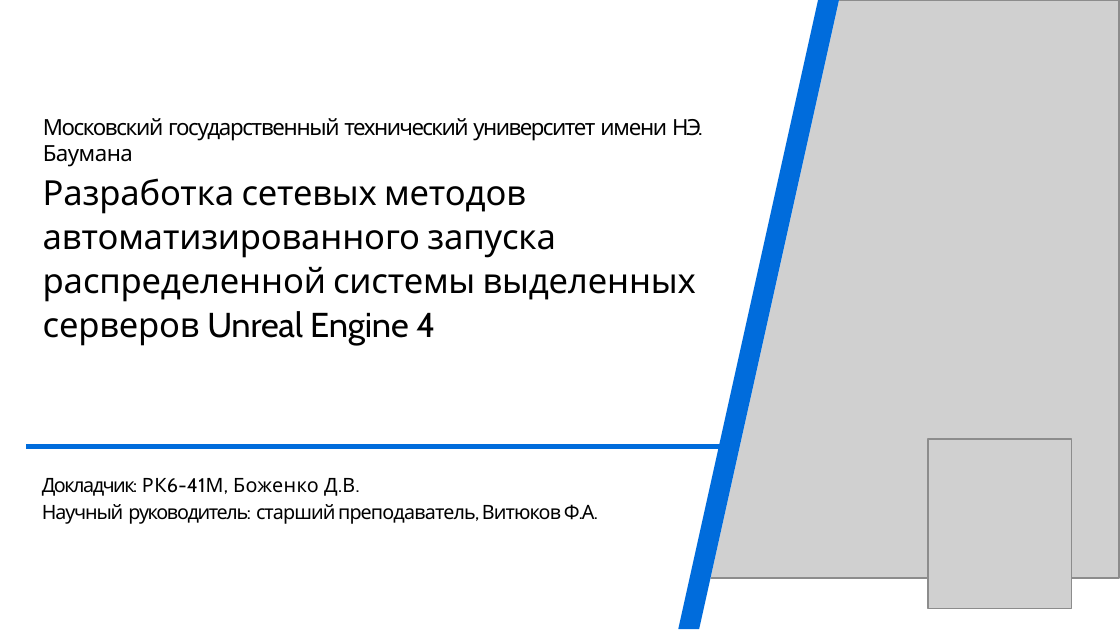
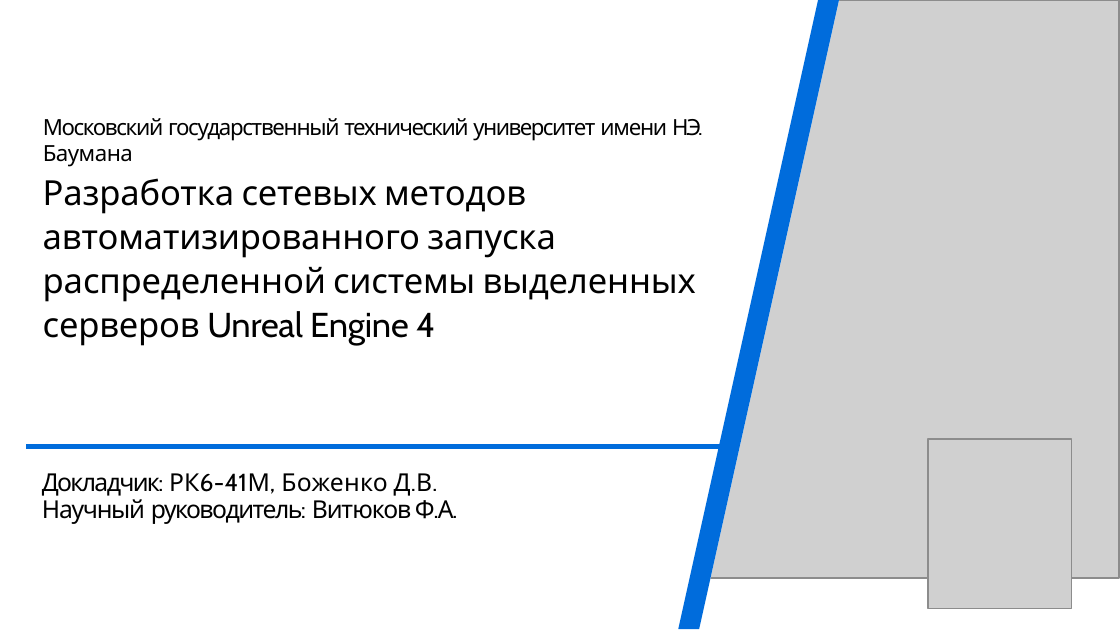
Before and after one commit to youngB0rrov/bmstu_doc, a slide deck: slide 1 of Master/Diploma/presentation/Презентация.pptx. Drawn at 1120x630 pixels with LibreOffice and Linux fonts; fonts in the diff are those of the drawing; grey boxes stand for pictures. Boxes give left, top, right and bottom in pixels: in the first picture for what was removed or moved away, otherwise in the second. Text is boxed around its words. In the diff, an @@ line names an element or a change of style, - is before the commit and + after.

```diff
--- a/Master/Diploma/presentation/Презентация.pptx
+++ b/Master/Diploma/presentation/Презентация.pptx
@@ text at bbox=[42, 473, 432, 496]: size 8 to 10 pt in "Докладчик: РК6-41М, Боженко Д.В." @@
@@ text at bbox=[42, 495, 454, 524]: text changed; size 8 to 10 pt @@
-Научный руководитель: старший преподаватель, Витюков Ф.А.
+Научный руководитель: Витюков Ф.А.
```
Also in this commit, not shown: 6 other slides changed, 1 slide added, 1 slide removed.
